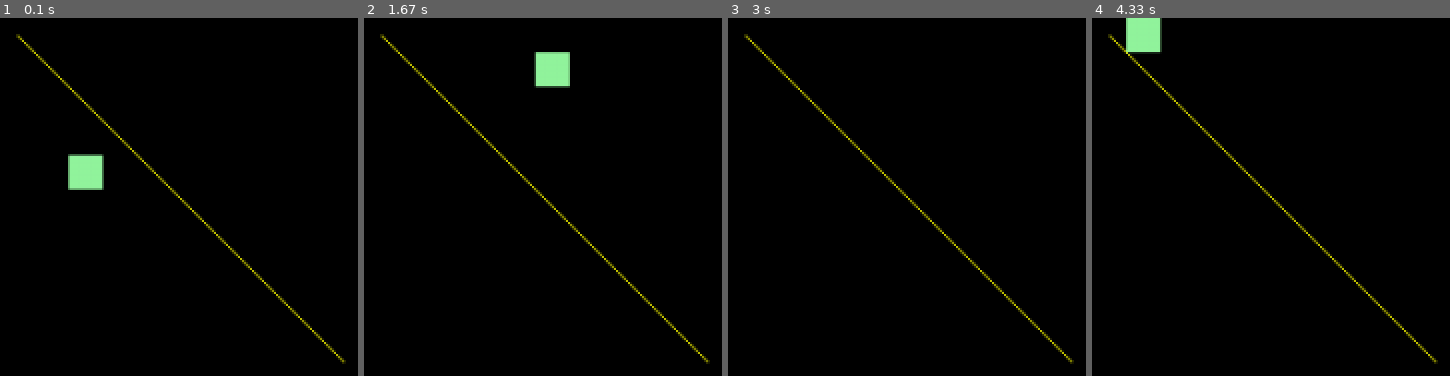
Above: before the commit, frames 1-4 (left to right).
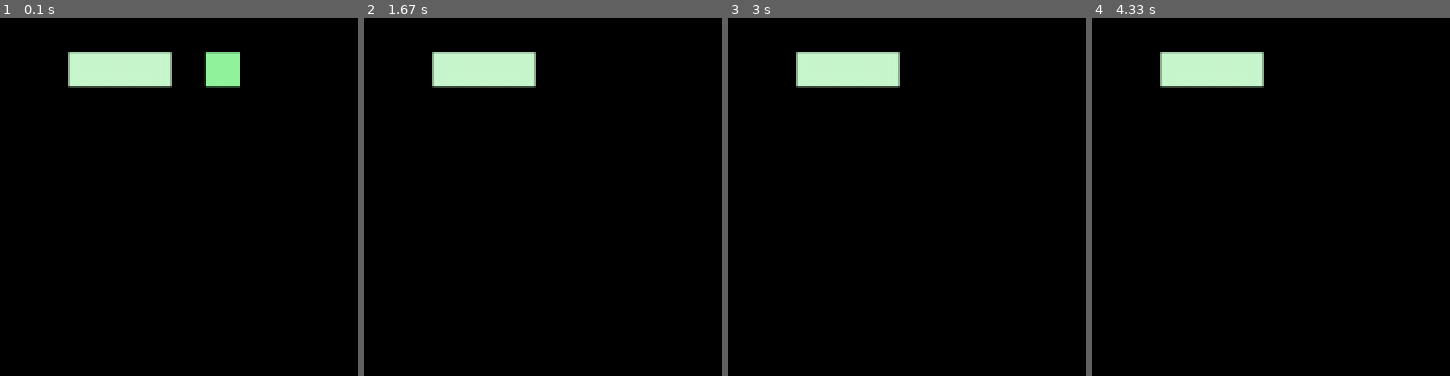
Above: after the commit, the same moments.

Repository: kristaps-m/Snake_Python_OOP
Game: pygame game, started from main.py
Same seed, same stepped clock (60 frames per second), same inputs: the game is played once before the commit and once after it.
Inputs (mouse positions are in pixels of both pictures, inside the frame that each line leads up to):
- Up to frame 1 (0.1 s): no input
- Up to frame 2 (1.67 s): hold D 0.33-0.8 s; move the mouse to (outside the picture) at 0.37 s; hold W 0.83-1.3 s; move the mouse to (outside the picture) at 0.87 s
- Up to frame 3 (3 s): hold S from 2.63 s (still down)
- Up to frame 4 (4.33 s): release S at 3.32 s; hold A 3.35-4.05 s

The runs differ from the first frame. In frame 1, 6.1% of the frame differs, in the area x 4-97%, y 4-97%; in frame 2, 5.0%; in frame 3, 4.1%; in frame 4, 5.1%.

Commit message:
Create array of snake tail and draw it.

Diff:
--- a/local_pygame.py
+++ b/local_pygame.py
@@ -10,7 +10,7 @@
         self.cell_size = 20
         self.screen = pygame.display.set_mode((self.w + self.add_w_for_menu, self.h))
         self.clock = pygame.time.Clock()
-        self.snake = Snake(self.screen, 20, 80, 20)
+        self.snake = Snake(self.screen, 100, 20, 20)
 
     def play_game(self):
         while self.running:
@@ -38,8 +38,9 @@
             self.screen.fill("black")
 
             """ ------ > RENDER YOUR GAME HERE"""
-            self.snake.draw_line("yellow", (10, 10), (200,200))
+            # self.snake.draw_line("yellow", (10, 10), (200,200))
             self.snake.snake_head_update()
+            self.snake.draw_snake_tail()
             self.snake.snake_head_draw()
 
             pygame.display.flip()
--- a/snake.py
+++ b/snake.py
@@ -9,6 +9,11 @@
         self.snake_head_y = head_y
         self.cell_size = cell_size
         self.direction = "a" # n a s w -> up, right, down, left
+        self.tail = [
+                (self.snake_head_x - self.cell_size * 3, self.snake_head_y),
+                (self.snake_head_x - self.cell_size * 2, self.snake_head_y),
+                (self.snake_head_x - self.cell_size, self.snake_head_y)
+            ]
 
     def draw_line(self, color, start_pos, end_pos):
         pygame.draw.line(self.surface, color, start_pos, end_pos)
@@ -30,5 +35,11 @@
                            self.p_rect(self.snake_head_x, self.snake_head_y, self.cell_size, self.cell_size)
                         )
 
+    def draw_snake_tail(self):
+        for t in self.tail:
+            pygame.draw.rect(self.surface,
+                             "#caf7ce",
+                             self.p_rect(t[0], t[1], self.cell_size, self.cell_size))
+
     def p_rect(self, x, y, w, h):
         return pygame.Rect(x, y, w, h)
